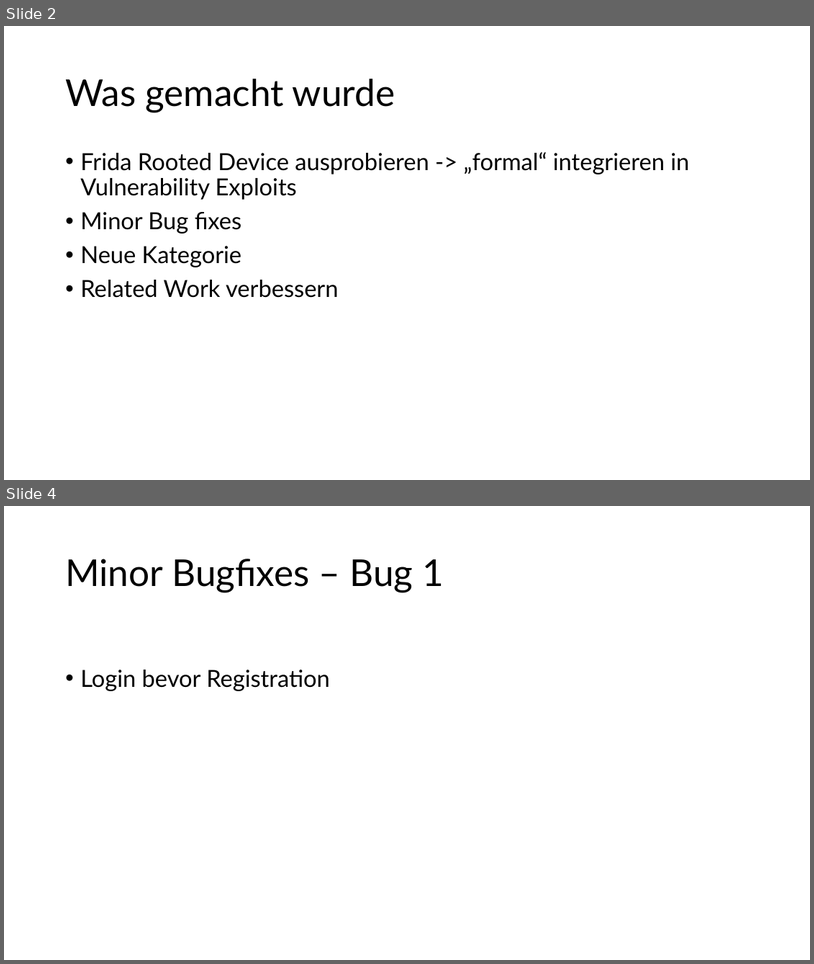
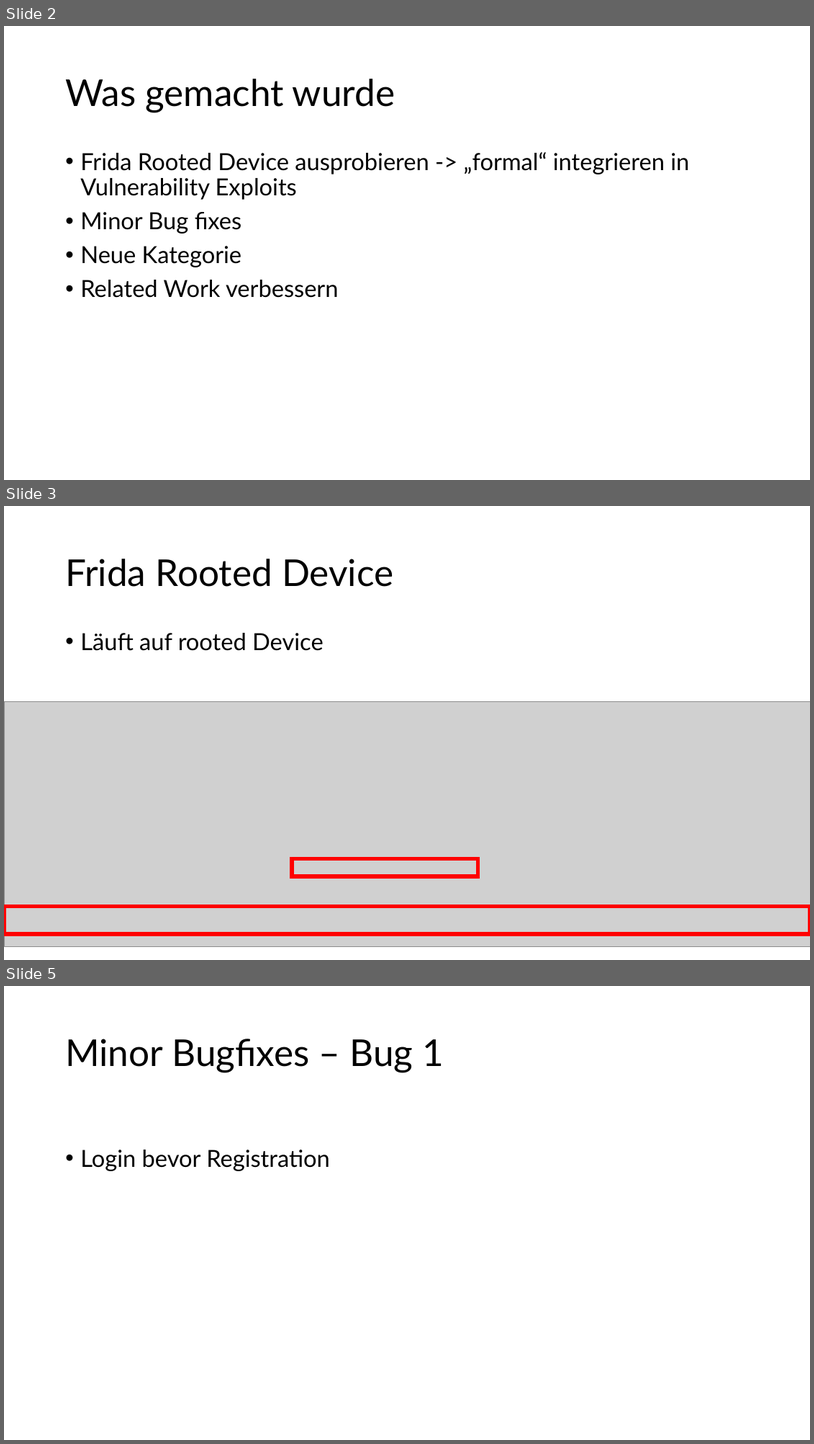
Before and after one commit to domi-cmd/Reference_Application_for_OWASP_MASTG, a slide deck: dev_documents/meetings/meeting_07/meeting_07.pptx. Shown one above the other, each under a label of ours: slides 2 and 4 before the commit, slides 2, 3 and 5 after it; the slides between them are not shown. The pictures are 814x964 and 814x1444 pixels, drawn with LibreOffice and Linux fonts; fonts in the diff are those of the drawing; grey boxes stand for pictures. Boxes give left, top, right and bottom in pixels: in the first picture for what was removed or moved away, otherwise in the second. Text is boxed around its words. In the diff, an @@ line names an element or a change of style, - is before the commit and + after.

```diff
--- a/dev_documents/meetings/meeting_07/meeting_07.pptx
+++ b/dev_documents/meetings/meeting_07/meeting_07.pptx
@@ slide 3 added at (4,506,810,960), background #FFFFFF @@
@@ title added at (65,559,394,587), 44 pt, text #000000 @@
+Frida Rooted Device
@@ text added at (80,633,324,651), 28 pt, text #000000 @@
+• Läuft auf rooted Device
@@ picture added at (4,701,810,946) @@
@@ rectangle added at (292,859,478,876), outline #FF0000 4.5 pt @@
@@ rectangle added at (4,906,810,934), outline #FF0000 4.5 pt @@
@@ what was slide 4 is now slide 5 @@
```
Also in this commit, not shown: 2 slides changed, 1 other slide added, 5 other files.
